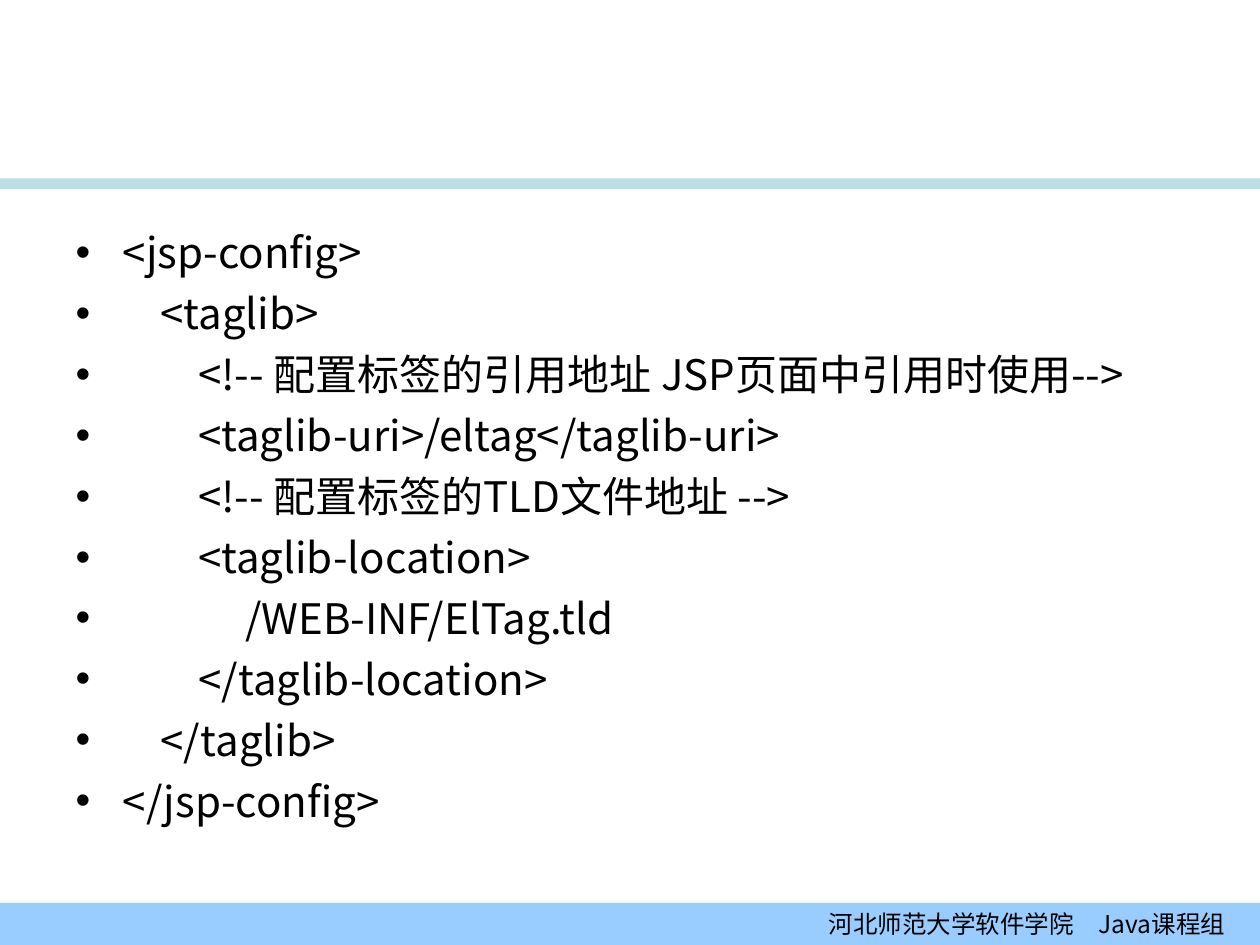
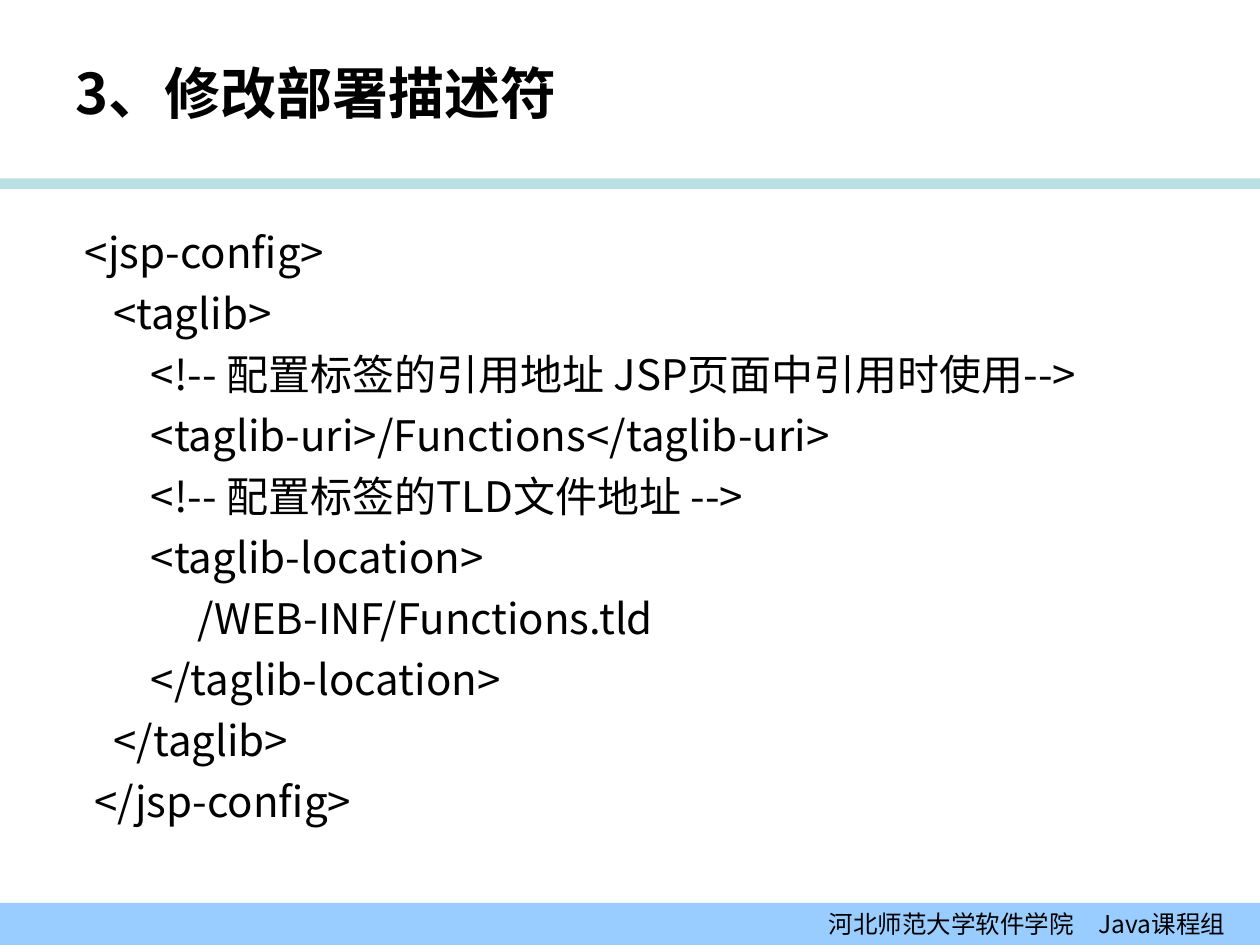
Before and after one commit to edu2act/course-JavaEE, a slide deck: slide 27 of 课程PPT/04-02_表达式语言（EL）.ppt. Drawn at 1260x945 pixels with LibreOffice and Linux fonts; fonts in the diff are those of the drawing; background and template pictures are left out. Boxes give left, top, right and bottom in pixels: in the first picture for what was removed or moved away, otherwise in the second. Text is boxed around its words. In the diff, an @@ line names an element or a change of style, - is before the commit and + after.

```diff
--- a/课程PPT/04-02_表达式语言（EL）.ppt
+++ b/课程PPT/04-02_表达式语言（EL）.ppt
@@ title added at (x1=76, y1=66, x2=557, y2=119), 32 pt, text #000000, bold @@
+3、修改部署描述符
@@ text at (x1=85, y1=234, x2=1077, y2=827): bullet • to none @@
@@ text at (x1=151, y1=417, x2=830, y2=462): text changed @@
-• <taglib-uri>/eltag</taglib-uri>
+<taglib-uri>/Functions</taglib-uri>
@@ text at (x1=198, y1=600, x2=653, y2=642): text changed @@
-• /WEB-INF/ElTag.tld
+/WEB-INF/Functions.tld
```
Also in this commit, not shown: 15 other slides changed, 2 slides added, 2 slides removed, 23 other files.
